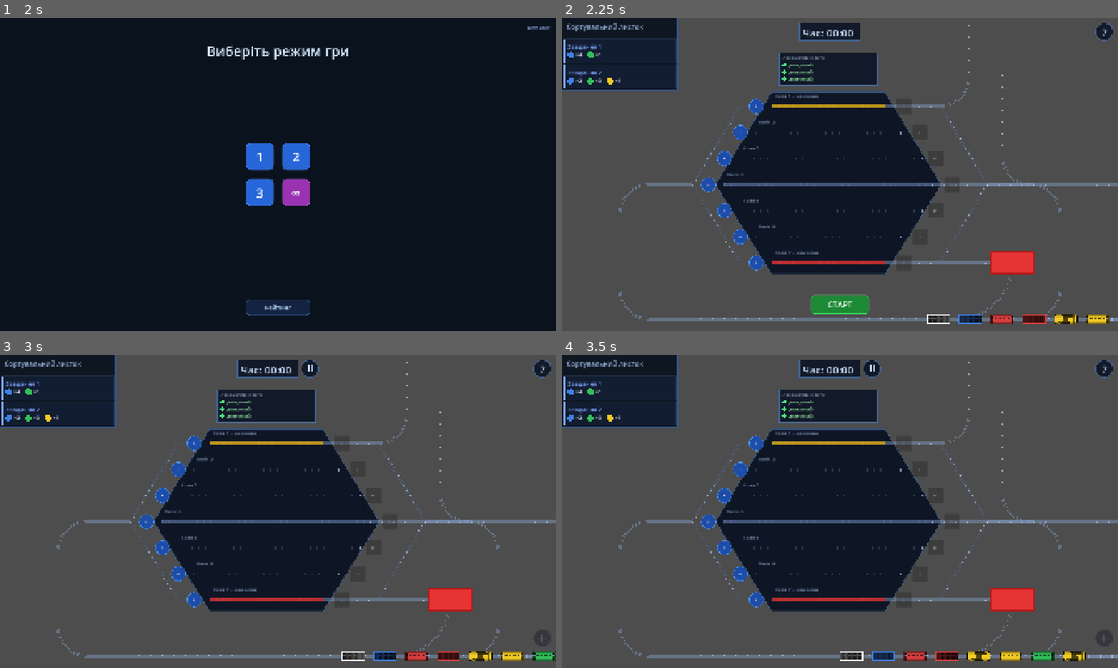
Above: before the commit, frames 1-4 (two rows, left to right).
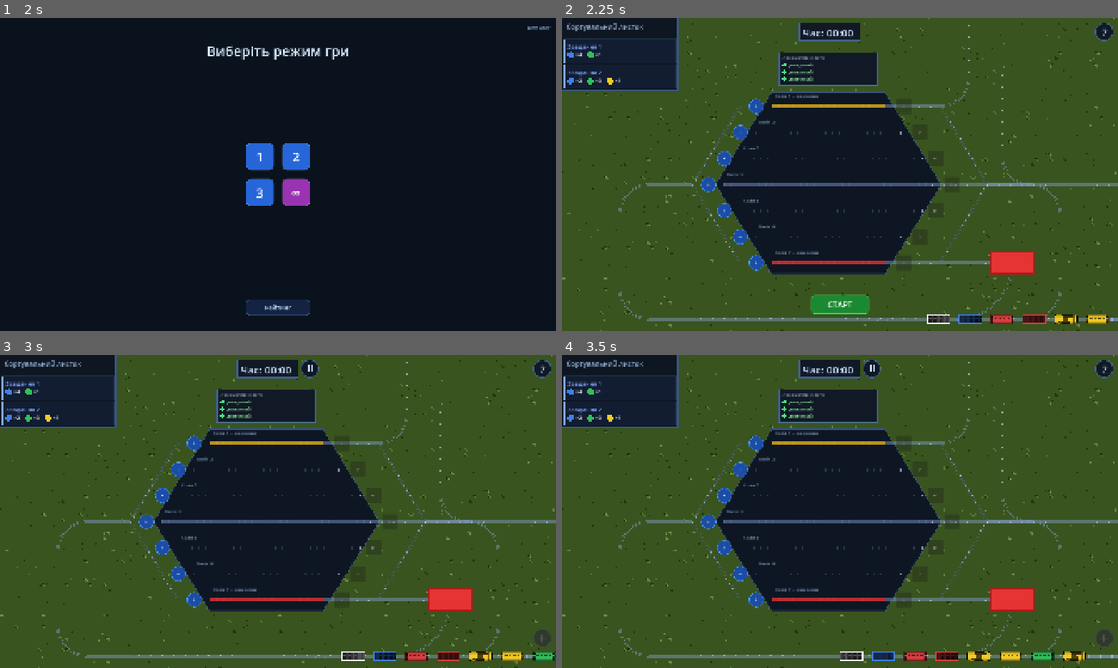
Above: after the commit, the same moments.

Repository: Fenimors99/shunting-game
Game: Godot game, scene res://scenes/LoginScreen.tscn
Two runs of this game, one before a commit and one after it. Both use one fixed random seed, a clock stepped at 60 frames per second and the inputs below.
Inputs (mouse positions are in pixels of both pictures, inside the frame that each line leads up to):
- Up to frame 1 (2 s): click "Увійти через Google" at 0.5 s; tap Enter at 1.25 s; move the mouse to (400, 158) at 1.27 s; click (400, 158) at 1.42 s
- Up to frame 2 (2.25 s): click "1" at 2 s
- Up to frame 3 (3 s): click "СТАРТ" at 2.75 s
- Up to frame 4 (3.5 s): no input

Frame 1 is identical in both runs. In frame 2, 70% of the frame differs, in the area x 0-100%, y 0-100%; in frame 3, 70%; in frame 4, 70%.

Commit message:
BackGround Add

Diff:
--- a/scenes/GameScreen.tscn
+++ b/scenes/GameScreen.tscn
@@ -2,13 +2,24 @@
 
 [ext_resource type="Script" uid="uid://cuu05uueu0bp0" path="res://scripts/GameScreen.gd" id="1_gj13t"]
 [ext_resource type="Script" uid="uid://dabqi3bba2q0f" path="res://scripts/Queue.gd" id="1_o75v1"]
+[ext_resource type="Script" uid="uid://cvaertsdcvmiv" path="res://scripts/GrassBackground.gd" id="2_5m38y"]
+[ext_resource type="Texture2D" uid="uid://dfjys3dr3luhs" path="res://assets/grass_tile_1_1.png" id="3_1iofb"]
 [ext_resource type="Script" uid="uid://dbdlg3ncd13ym" path="res://scripts/Station.gd" id="3_osnef"]
 [ext_resource type="Script" uid="uid://bvyj1bi4hiflw" path="res://scripts/LocoDepot.gd" id="4_depot"]
+[ext_resource type="Texture2D" uid="uid://b3yy2scjvqnqi" path="res://assets/grass_tile_2_1.png" id="4_mfff6"]
+[ext_resource type="Texture2D" uid="uid://dfd04sawssf2m" path="res://assets/grass_tile_3_1.png" id="5_itox2"]
 [ext_resource type="Script" uid="uid://cw55ggxgro4fk" path="res://scripts/TaskManager.gd" id="5_taskmgr"]
 [ext_resource type="Script" uid="uid://c5sghcmm5bhsy" path="res://scripts/TaskPanel.gd" id="6_taskpanel"]
 
 [node name="GameScreen" type="Node2D" unique_id=184605156]
 script = ExtResource("1_gj13t")
+
+[node name="GrassBackground" type="Node2D" parent="." unique_id=1203293473]
+script = ExtResource("2_5m38y")
+map_width = 128
+base_tile = ExtResource("3_1iofb")
+detail_tile_1 = ExtResource("4_mfff6")
+detail_tile_2 = ExtResource("5_itox2")
 
 [node name="Station" type="Node2D" parent="." unique_id=349112496]
 script = ExtResource("3_osnef")
--- /dev/null
+++ b/scripts/GrassBackground.gd
@@ -0,0 +1,76 @@
+extends Node2D
+class_name GrassBackground
+
+# Комментарии на русском языке, как ты просил.
+
+@export var map_width: int = 120
+@export var map_height: int = 70
+@export var tile_size: int = 16
+
+# Основной тайл травы
+@export var base_tile: Texture2D
+
+# Декоративные варианты
+@export var detail_tile_1: Texture2D
+@export var detail_tile_2: Texture2D
+
+# Насколько часто появляются декоративные тайлы
+@export_range(0.0, 1.0) var detail_1_chance: float = 0.08
+@export_range(0.0, 1.0) var detail_2_chance: float = 0.06
+
+# Сид генерации
+@export var random_seed: int = 12345
+
+# Если true, фон пересоздаётся при запуске сцены
+@export var generate_on_ready: bool = true
+
+var _rng := RandomNumberGenerator.new()
+
+
+func _ready() -> void:
+	if generate_on_ready:
+		generate()
+
+
+func generate() -> void:
+	# Удаляем старые тайлы, если фон уже генерировался ранее
+	for child in get_children():
+		child.queue_free()
+
+	_rng.seed = random_seed
+
+	# Проверка, что тайлы назначены
+	if base_tile == null:
+		push_error("Не назначен base_tile")
+		return
+
+	# Масштабирование 128 -> 16, то есть делим на 8
+	var scale_factor := float(tile_size) / 128.0
+
+	for y in range(map_height):
+		for x in range(map_width):
+			var sprite := Sprite2D.new()
+			sprite.texture = _pick_tile()
+			sprite.centered = false
+			sprite.position = Vector2(x * tile_size, y * tile_size)
+			sprite.scale = Vector2(scale_factor, scale_factor)
+
+			# Отключаем сглаживание, чтобы пиксели были чёткими
+			sprite.texture_filter = CanvasItem.TEXTURE_FILTER_NEAREST
+
+			add_child(sprite)
+
+
+func _pick_tile() -> Texture2D:
+	var roll := _rng.randf()
+
+	# Сначала редкий декоративный тайл 1
+	if detail_tile_1 != null and roll < detail_1_chance:
+		return detail_tile_1
+
+	# Потом редкий декоративный тайл 2
+	if detail_tile_2 != null and roll < detail_1_chance + detail_2_chance:
+		return detail_tile_2
+
+	# Иначе обычная трава
+	return base_tile
Binary file added: assets/grass_tile_1_1.png
Not shown, added: assets/grass_tile_1_1.png.import
Binary file added: assets/grass_tile_2_1.png
Not shown, added: assets/grass_tile_2_1.png.import
Binary file added: assets/grass_tile_3_1.png
Not shown, added: assets/grass_tile_3_1.png.import
Not shown, added: scripts/GrassBackground.gd.uid
